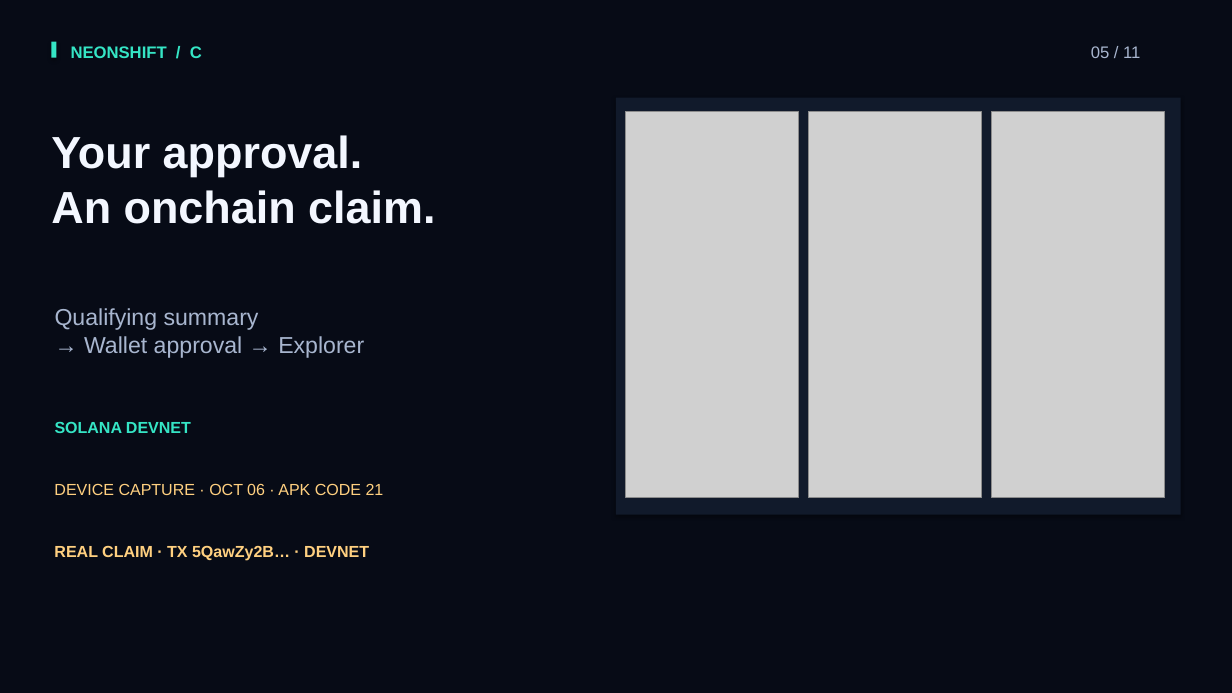
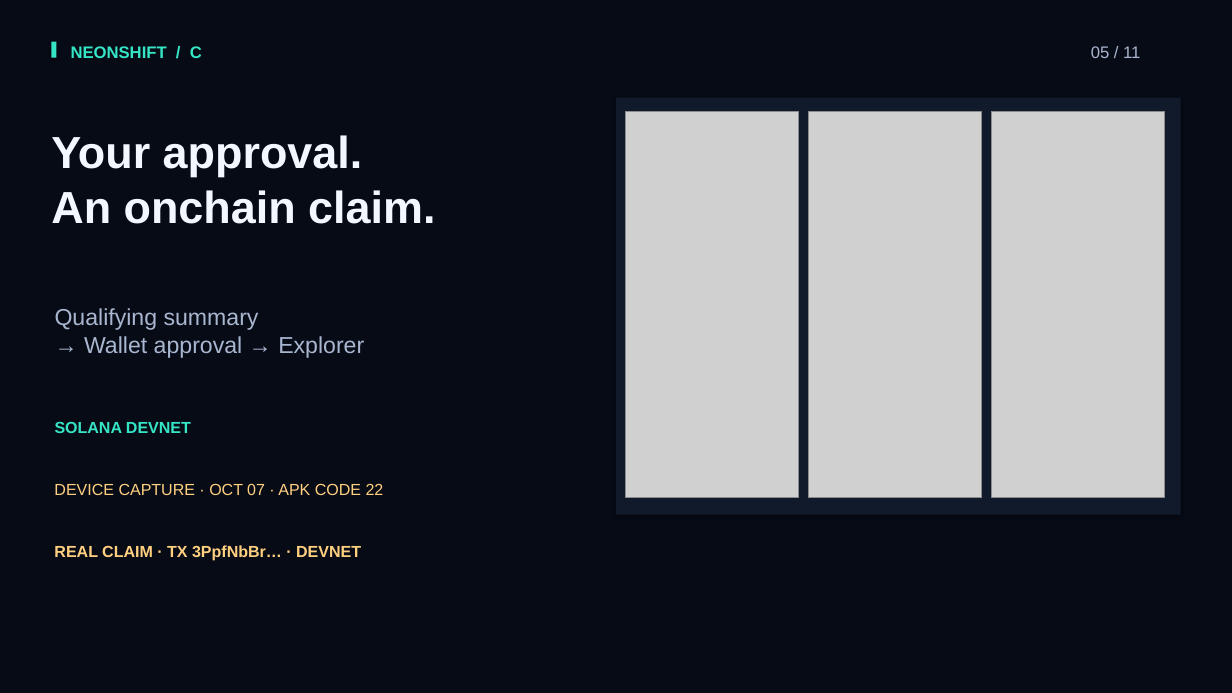
Before and after one commit to stan0714/neonshift, a slide deck: slide 5 of output/hackathon-flexclip-en/flexclip-v4/NeonShift_FlexClip_v4.pptx. Drawn at 1232x693 pixels with LibreOffice and Linux fonts; fonts in the diff are those of the drawing; grey boxes stand for pictures. Boxes give left, top, right and bottom in pixels: in the first picture for what was removed or moved away, otherwise in the second. Text is boxed around its words. In the diff, an @@ line names an element or a change of style, - is before the commit and + after.

```diff
--- a/output/hackathon-flexclip-en/flexclip-v4/NeonShift_FlexClip_v4.pptx
+++ b/output/hackathon-flexclip-en/flexclip-v4/NeonShift_FlexClip_v4.pptx
@@ text at box(54, 483, 384, 495): text changed @@
-DEVICE CAPTURE · OCT 06 · APK CODE 21
+DEVICE CAPTURE · OCT 07 · APK CODE 22
@@ text at box(54, 545, 361, 561): text changed @@
-REAL CLAIM · TX 5QawZy2B… · DEVNET
+REAL CLAIM · TX 3PpfNbBr… · DEVNET
```
Also in this commit, not shown: 44 other files.
